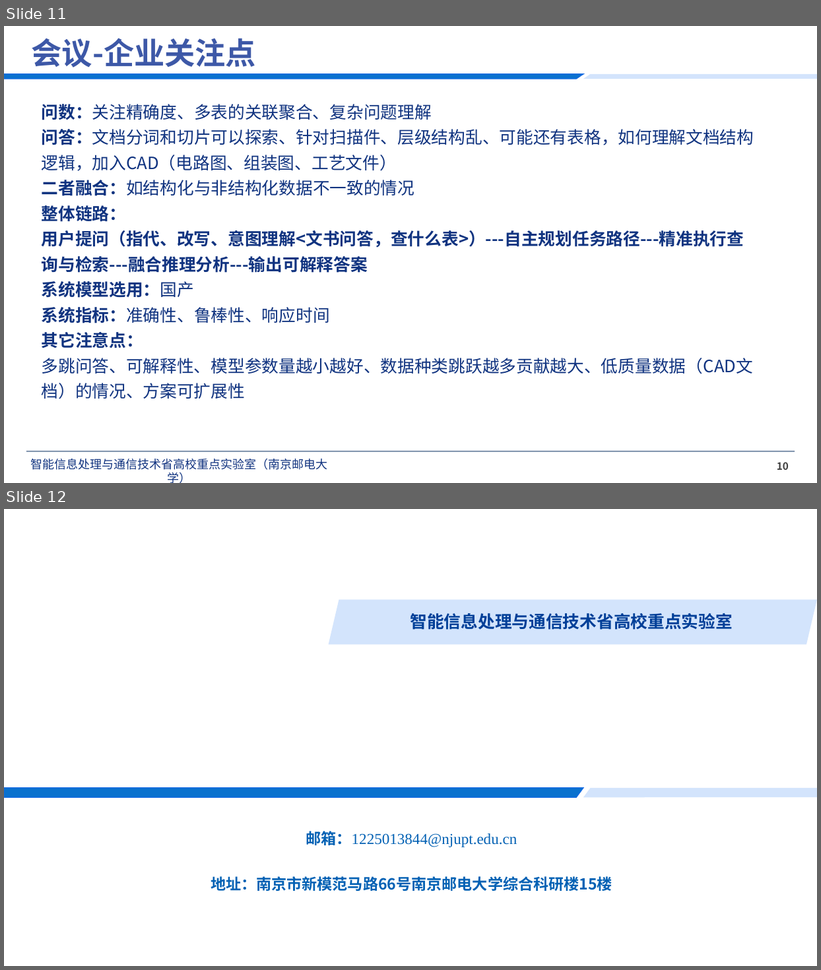
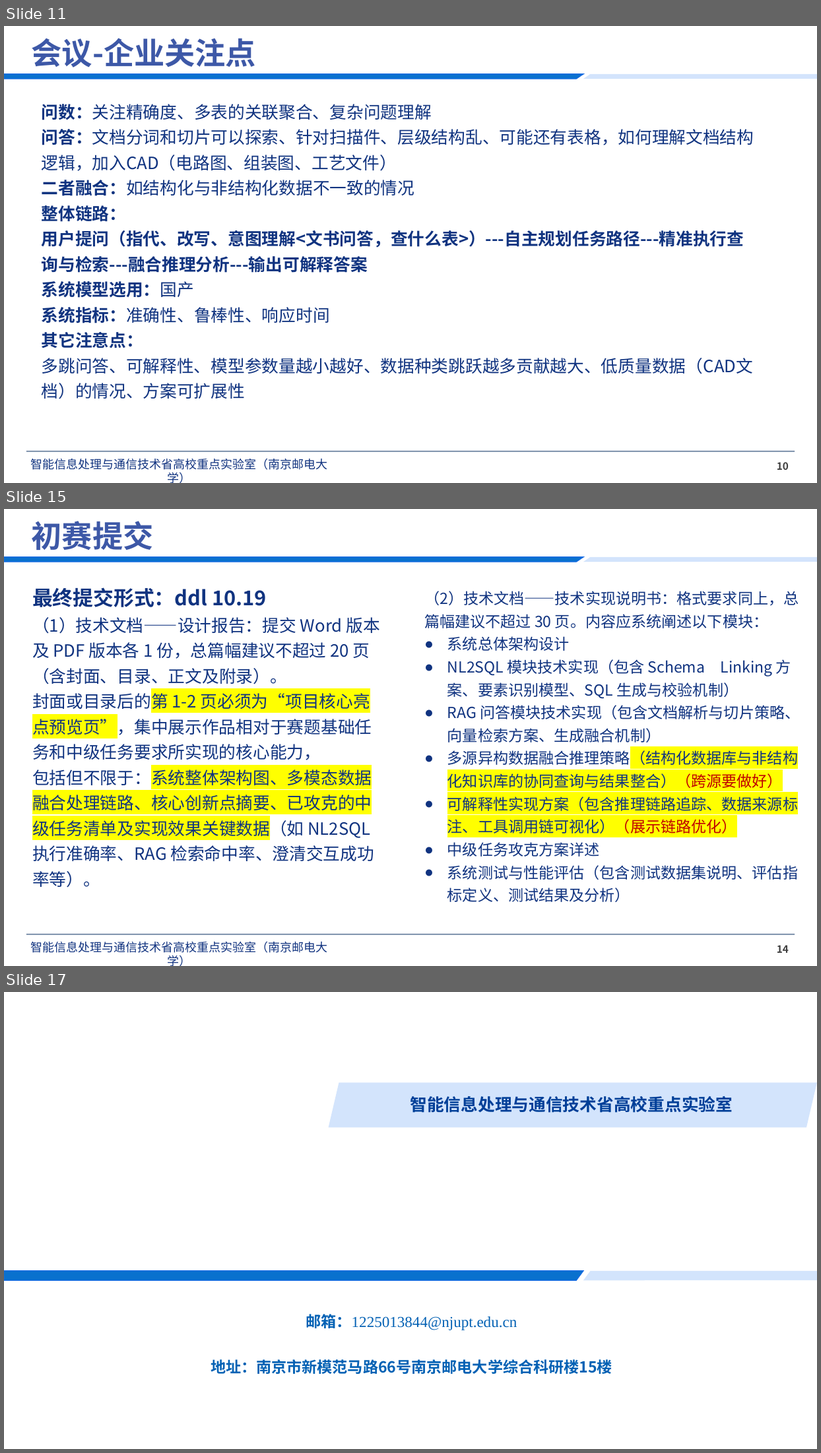
Before and after one commit to jiajia0820/chinook-business-agent, a slide deck: docs/reference/task8-analysis.pptx. Shown one above the other, each under a label of ours: slides 11 and 12 before the commit, slides 11, 15 and 17 after it; the slides between them are not shown. The pictures are 821x970 and 821x1453 pixels, drawn with LibreOffice and Linux fonts; fonts in the diff are those of the drawing; background and template pictures are left out. Boxes give left, top, right and bottom in pixels: in the first picture for what was removed or moved away, otherwise in the second. Text is boxed around its words. In the diff, an @@ line names an element or a change of style, - is before the commit and + after.

Commit message:
docs: 更新赛题八分析 pptx 至当前版本

```diff
--- a/docs/reference/task8-analysis.pptx
+++ b/docs/reference/task8-analysis.pptx
@@ slide 15 added at (x1=4, y1=509, x2=817, y2=966), background #FFFFFF; not listed: 5 template elements that a slide beside it also shows @@
@@ title added at (x1=32, y1=521, x2=154, y2=550), 36 pt, text #3D58A7, bold @@
+初赛提交
@@ text added at (x1=32, y1=588, x2=380, y2=888), 20 pt, text #103380 @@
+最终提交形式：ddl 10.19
+（1）技术文档——设计报告：提交 Word 版本及 PDF 版本各 1 份，总篇幅建议不超过 20 页（含封面、目录、正文及附录）。
+封面或目录后的第 1-2 页必须为“项目核心亮点预览页”，集中展示作品相对于赛题基础任务和中级任务要求所实现的核心能力，
+包括但不限于：系统整体架构图、多模态数据融合处理链路、核心创新点摘要、已攻克的中级任务清单及实现效果关键数据（如 NL2SQL 执行准确率、RAG 检索命中率、澄清交互成功率等）。
@@ text added at (x1=424, y1=591, x2=800, y2=902), 18 pt, text #103380 @@
+（2）技术文档——技术实现说明书：格式要求同上，总篇幅建议不超过 30 页。内容应系统阐述以下模块：
+● 系统总体架构设计
+● NL2SQL 模块技术实现（包含 Schema Linking 方案、要素识别模型、SQL 生成与校验机制）
+● RAG 问答模块技术实现（包含文档解析与切片策略、向量检索方案、生成融合机制）
+● 多源异构数据融合推理策略（结构化数据库与非结构化知识库的协同查询与结果整合）（跨源要做好）
+● 可解释性实现方案（包含推理链路追踪、数据来源标注、工具调用链可视化）（展示链路优化）
+● 中级任务攻克方案详述
+● 系统测试与性能评估（包含测试数据集说明、评估指标定义、测试结果及分析）
@@ what was slide 12 is now slide 17 @@
```
Also in this commit, not shown: 4 other slides added.
